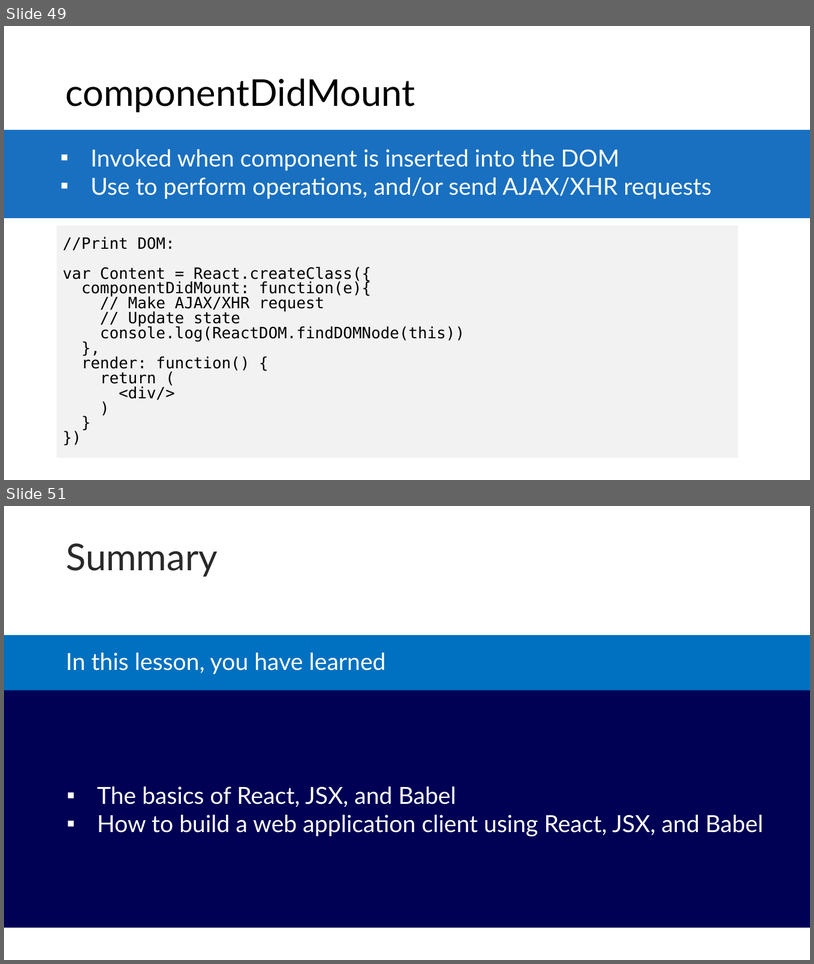
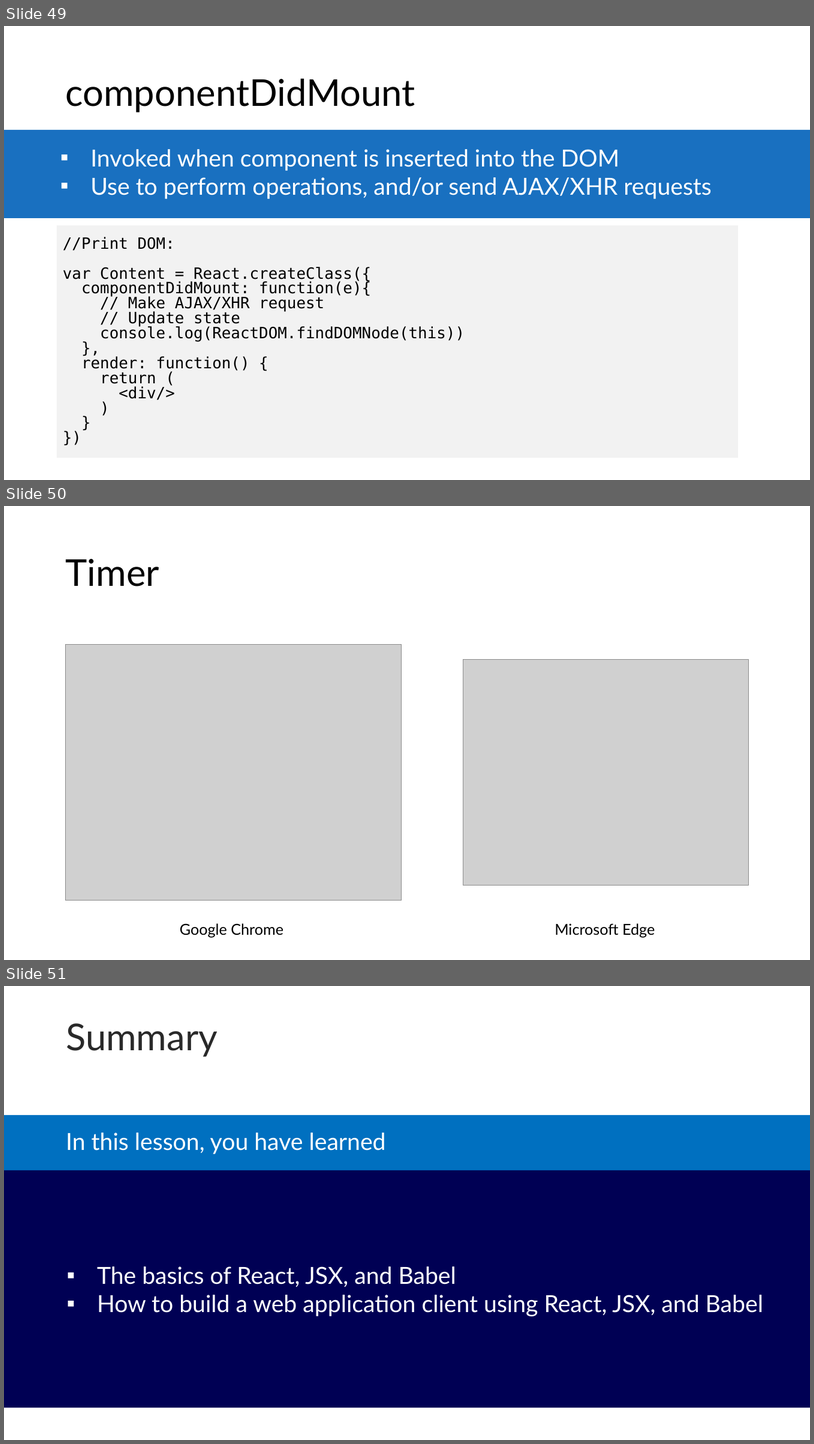
Before and after one commit to microsoft/AcademicContent, a slide deck: Complimentary Course Content/Module2/Lessons/Module2_Lesson6 Building a Web Application Client with React.pptx. Shown one above the other, each under a label of ours: slides 49 and 51 before the commit, slides 49, 50 and 51 after it; the slides between them are not shown. The pictures are 814x964 and 814x1444 pixels, drawn with LibreOffice and Linux fonts; fonts in the diff are those of the drawing; grey boxes stand for pictures. Boxes give left, top, right and bottom in pixels: in the first picture for what was removed or moved away, otherwise in the second. Text is boxed around its words. In the diff, an @@ line names an element or a change of style, - is before the commit and + after.

```diff
--- a/Complimentary Course Content/Module2/Lessons/Module2_Lesson6 Building a Web Application Client with React.pptx
+++ b/Complimentary Course Content/Module2/Lessons/Module2_Lesson6 Building a Web Application Client with React.pptx
@@ slide 50 added at <box>4,506,810,960</box>, background #FFFFFF @@
@@ title added at <box>65,559,159,586</box>, 44 pt, text #000000 @@
+Timer
@@ group added at <box>66,644,749,937</box>: 2 pictures, 2 texts @@
+Google Chrome
+Microsoft Edge
```
Also in this commit, not shown: 2 slides changed, 1 slide removed, 1 other file.
